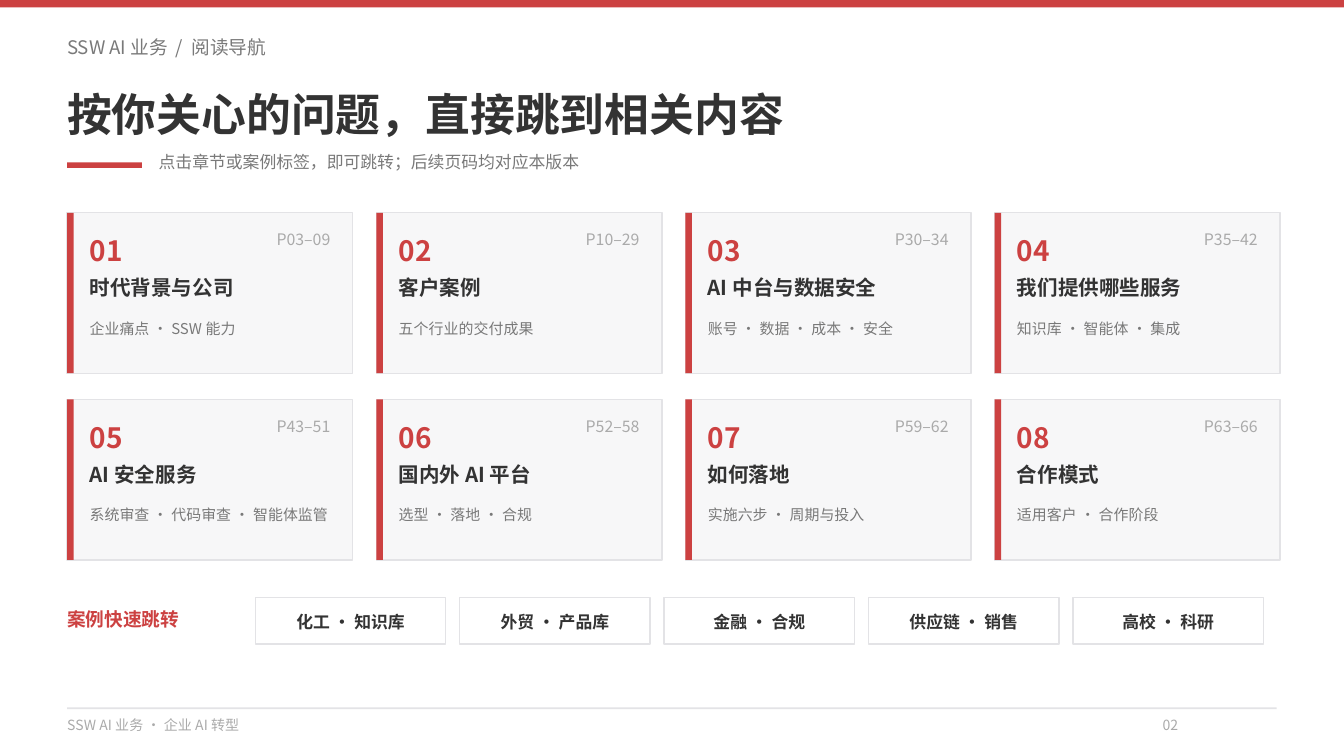
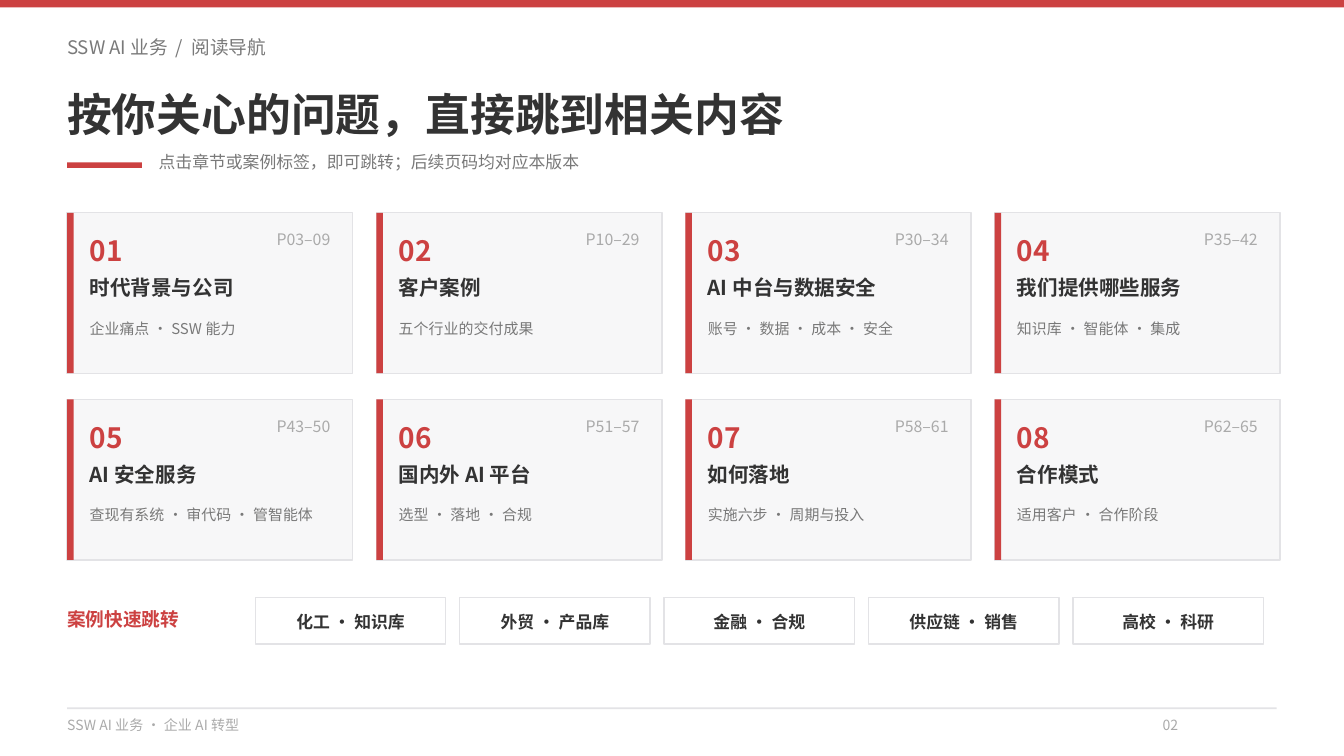
Before and after one commit to hveraus/ssw-business, a slide deck: slide 2 of SSW AI 业务_v2/SSW AI 业务_v3.pptx. Drawn at 1344x756 pixels with LibreOffice and Linux fonts; fonts in the diff are those of the drawing. Boxes give left, top, right and bottom in pixels: in the first picture for what was removed or moved away, otherwise in the second. Text is boxed around its words. In the diff, an @@ line names an element or a change of style, - is before the commit and + after.

Commit message:
删掉原 P45 验证表页，三页服务详情对齐新 P44 文案
- 移除「哪些业务风险需要单独验证」整页（sec3 保留在源码，不在 BUILDERS）；全篇 70 → 69 页
- 三项服务改为与 P44 同名同口径：
  · 服务一「审查现有系统的安全风险」：查账号权限、敏感数据访问、关键业务流程，找越权与绕过规则；四步改读懂系统/梳理关键流程/多账号验证/确认影响并排序；交付风险清单、修复建议与优先级、范围说明
  · 服务二「审核 AI 生成的代码」：审核对象分 AI 生成代码（含外包）/员工自建小工具/对外内容（可选），检查项改权限校验、第三方依赖、硬编码凭证、可访问范围与数据源
  · 服务三「管好员工使用的智能体」：三块改「能看什么 / 能做什么 / 留下什么」，用使用规则、数据权限、人工确认、可查询的操作记录
- 分隔页导览行同步「审查现有系统 · 审核生成代码 · 管好员工智能体」
- 页码整体前移：第五部分 43–50、第六部分 51–57、第七部分 58–61、第八部分 62–65、结束页 66、附录 67–68、备用页 69
- 目录与超链接（3/10/30/35/43/51/58/62）同步；AGENTS.md 页序表更新

```diff
--- a/SSW AI 业务_v2/SSW AI 业务_v3.pptx
+++ b/SSW AI 业务_v2/SSW AI 业务_v3.pptx
@@ text at [277,420,331,432]: text changed @@
-P43–51
+P43–50
@@ text at [586,420,640,432]: text changed @@
-P52–58
+P51–57
@@ text at [895,420,949,432]: text changed @@
-P59–62
+P58–61
@@ text at [1204,420,1258,432]: text changed @@
-P63–66
+P62–65
@@ text at [90,507,313,521]: text changed @@
-系统审查 · 代码审查 · 智能体监管
+查现有系统 · 审代码 · 管智能体
```
Also in this commit, not shown: 25 other slides changed, 1 slide removed, 2 other files.
